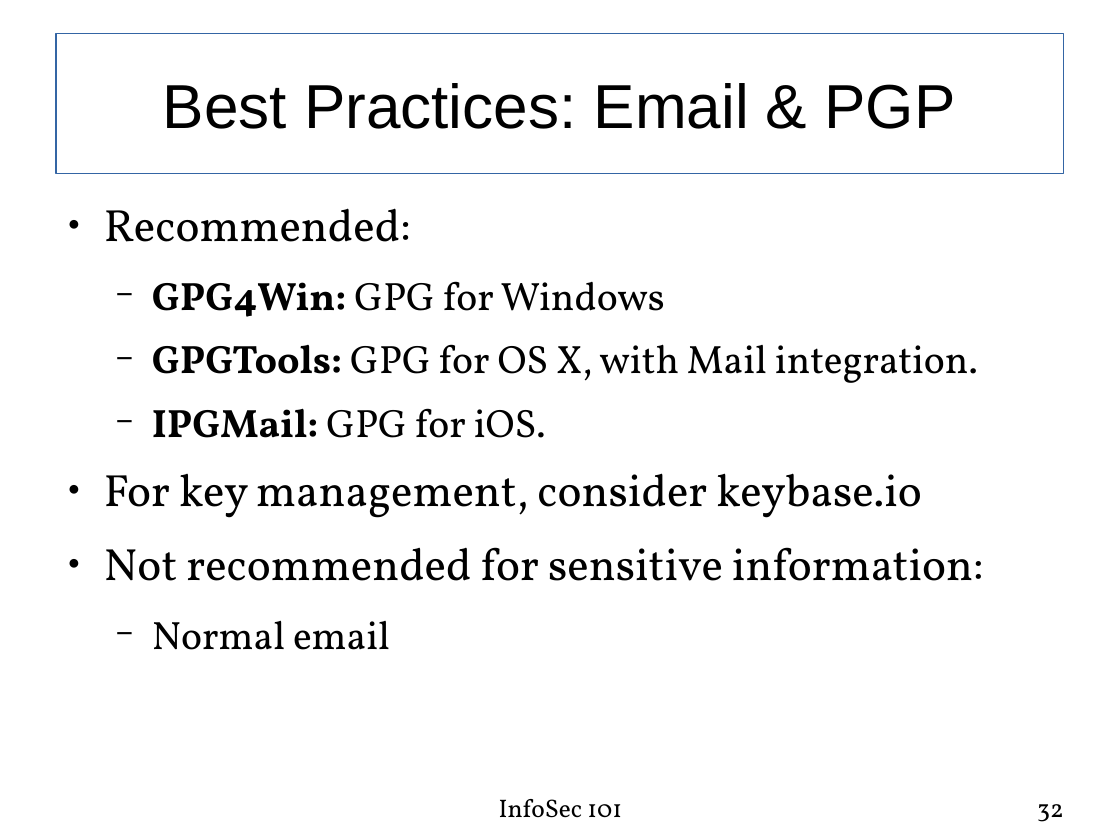
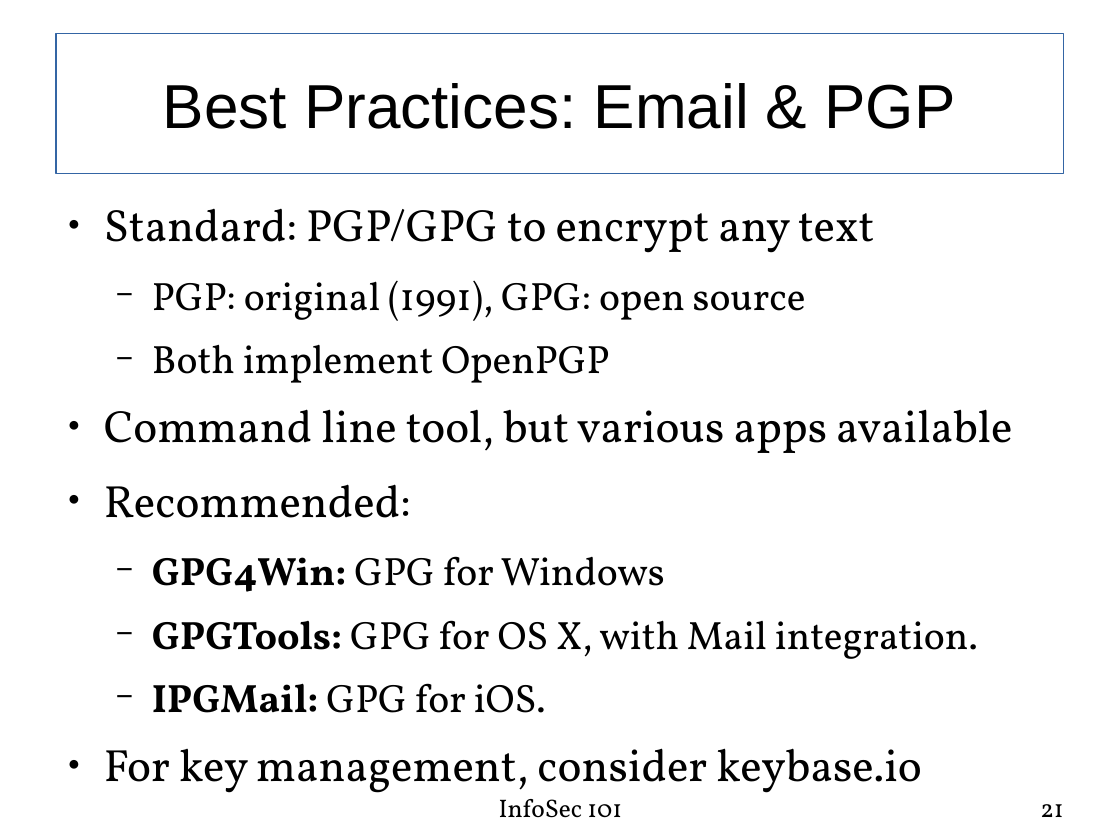
Before and after one commit to fabianlischka/InfoSec101, a slide deck: slide 21 of public/presentations/InfoSec101-Presentation-FCC-2015-02-26.odp (slide 32 before the commit). Drawn at 1120x840 pixels with LibreOffice and Linux fonts; fonts in the diff are those of the drawing. Boxes give left, top, right and bottom in pixels: in the first picture for what was removed or moved away, otherwise in the second. Text is boxed around its words. In the diff, an @@ line names an element or a change of style, - is before the commit and + after.

```diff
--- a/public/presentations/InfoSec101-Presentation-FCC-2015-02-26.odp
+++ b/public/presentations/InfoSec101-Presentation-FCC-2015-02-26.odp
@@ text at (104, 208, 1012, 453): paragraphs added @@
+● Standard: PGP/GPG to encrypt any text
+  − PGP: original (1991), GPG: open source
+  − Both implement OpenPGP
+● Command line tool, but various apps available
@@ text at (104, 547, 984, 650): paragraphs removed @@
-● Not recommended for sensitive information:
-  − Normal email
@@ page number at (1040, 804, 1063, 817): text changed @@
-32
+21
```
Also in this commit, not shown: 22 other slides changed, 14 slides removed, 1 other file.
